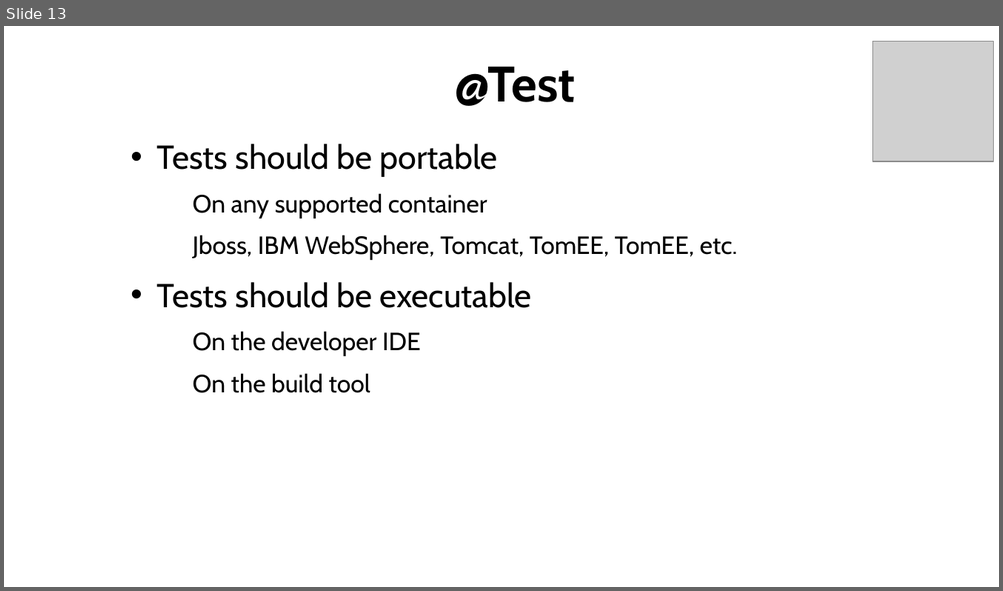
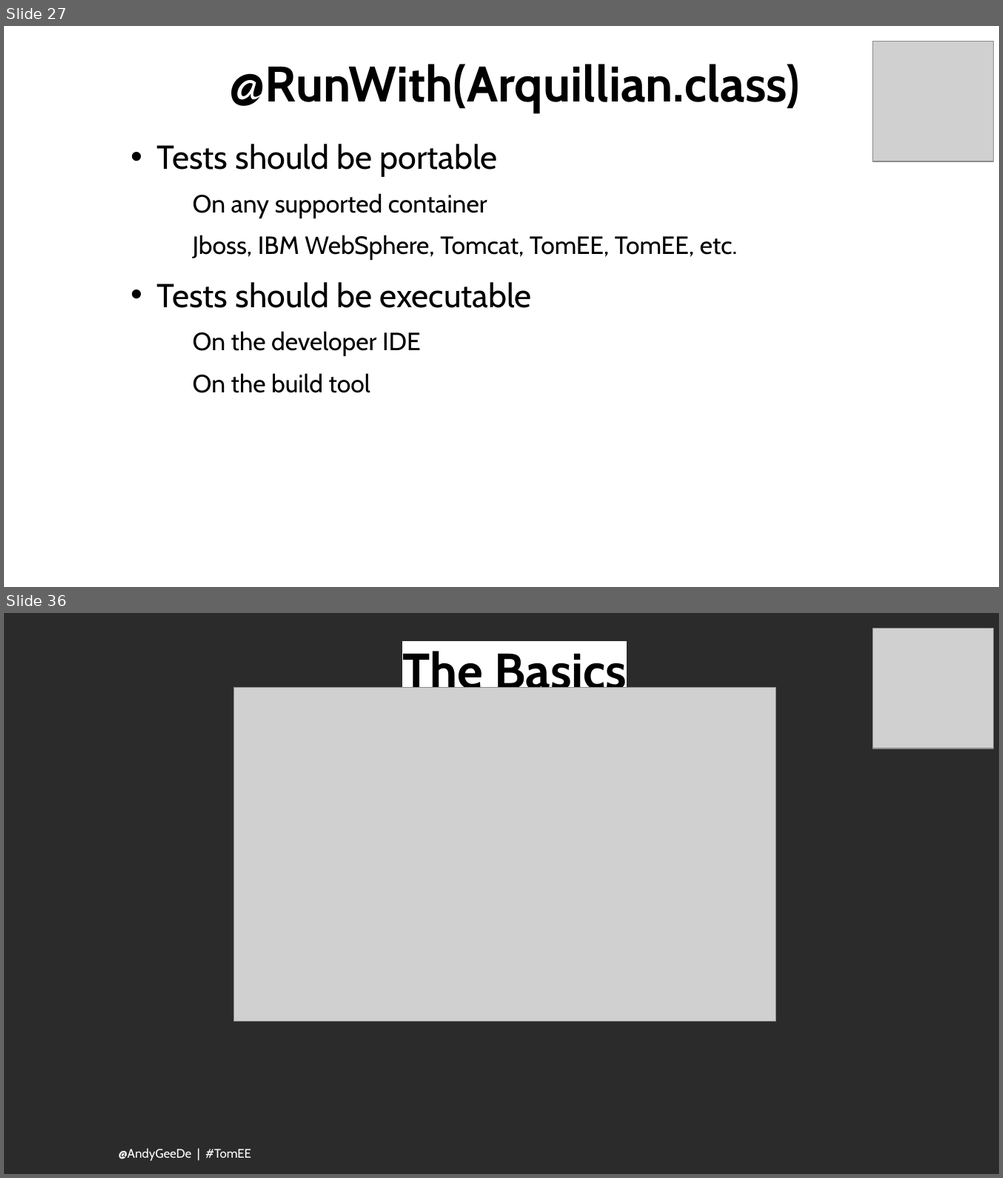
Before and after one commit to AndyGee/arquillian-demo, a slide deck: Apache_TomEE_Arquillian.odp. Shown one above the other, each under a label of ours: slide 13 before the commit, slides 27 and 36 after it; the slides between them are not shown. The pictures are 1003x591 and 1003x1178 pixels, drawn with LibreOffice and Linux fonts; fonts in the diff are those of the drawing; grey boxes stand for pictures; background and template pictures are left out; a plain dark background stands for a picture behind light text. Boxes give left, top, right and bottom in pixels: in the first picture for what was removed or moved away, otherwise in the second. Text is boxed around its words. In the diff, an @@ line names an element or a change of style, - is before the commit and + after.

```diff
--- a/Apache_TomEE_Arquillian.odp
+++ b/Apache_TomEE_Arquillian.odp
@@ slide 36 added at bbox=[4, 613, 999, 1174], background picture (left out) @@
@@ picture added at bbox=[873, 629, 993, 749] @@
@@ title added at bbox=[402, 647, 626, 688], 48 pt, text #000000, bold @@
+The Basics
@@ picture added at bbox=[233, 688, 776, 1021] @@
@@ text added at bbox=[119, 1148, 251, 1161], 12 pt, text #FFFFFF @@
+@AndyGeeDe | #TomEE
@@ what was slide 13 is now slide 27 @@
@@ slide 27 changed as well @@
@@ title at bbox=[230, 64, 800, 113]: text changed @@
-@Test
+@RunWith(Arquillian.class)
```
Also in this commit, not shown: 3 other slides changed, 22 other slides added, 6 other files.
